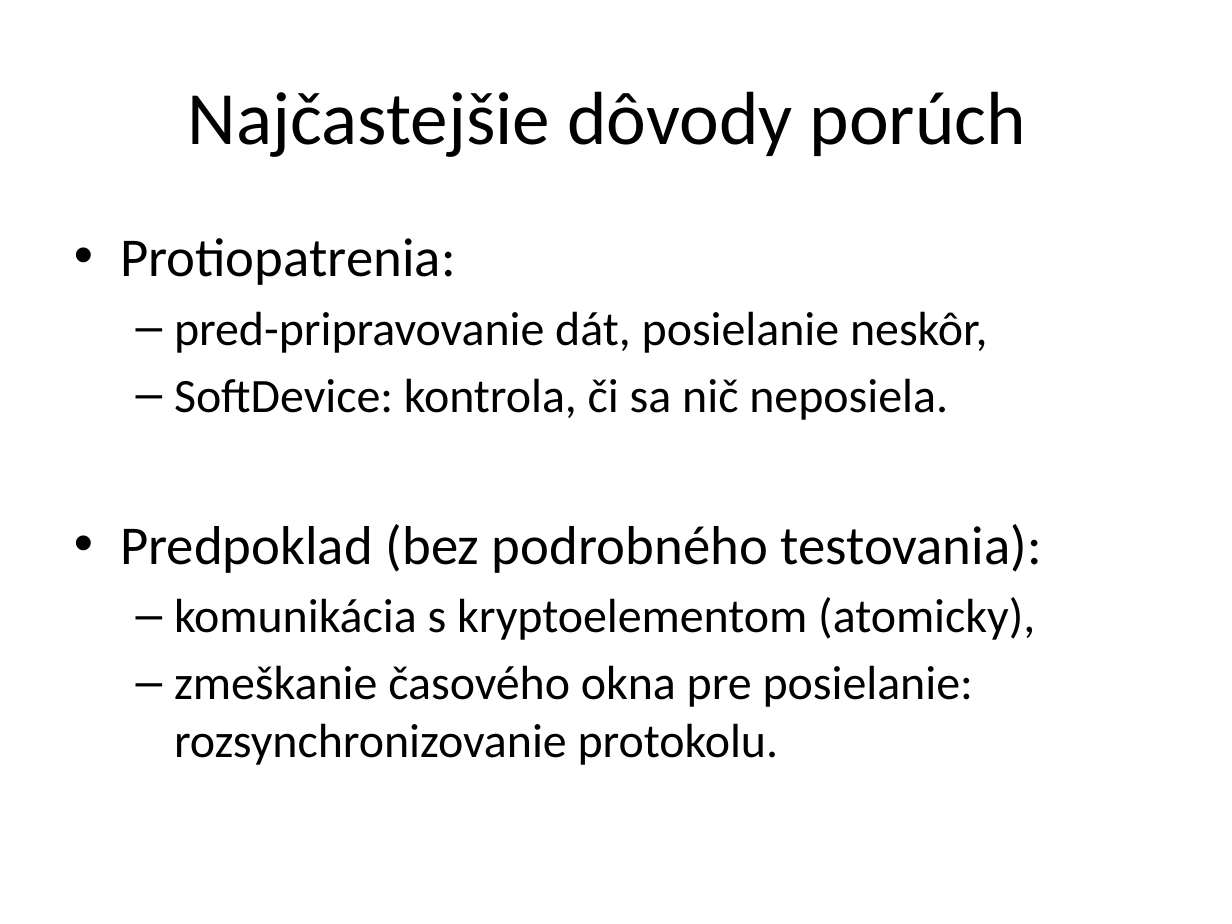
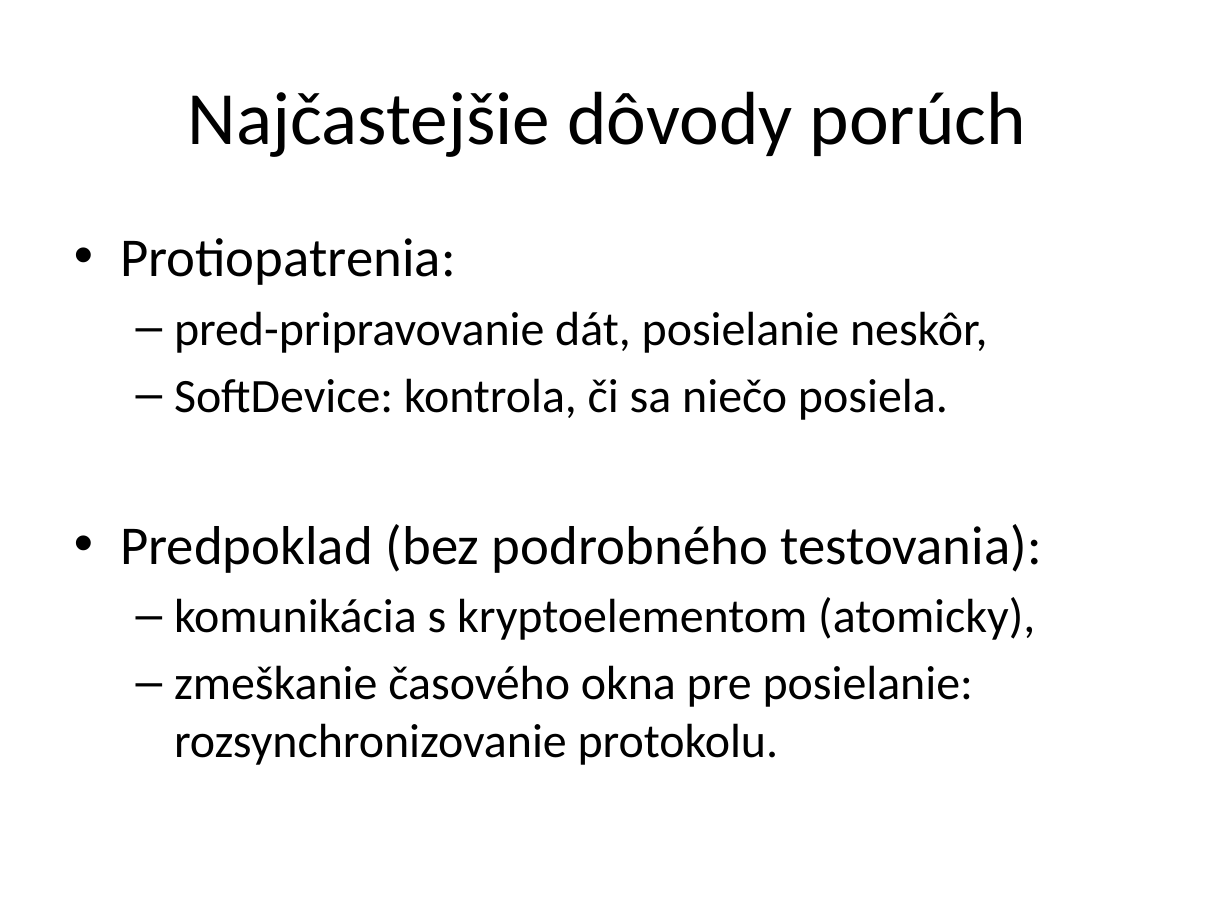
Before and after one commit to javacard-FOSS-applets/nrf6310-pca10007, a slide deck: slide 31 of Obhajoba/xdoubravsky_dp.pptx. Drawn at 1232x924 pixels with LibreOffice and Linux fonts; fonts in the diff are those of the drawing. Boxes give left, top, right and bottom in pixels: in the first picture for what was removed or moved away, otherwise in the second. Text is boxed around its words. In the diff, an @@ line names an element or a change of style, - is before the commit and + after.

```diff
--- a/Obhajoba/xdoubravsky_dp.pptx
+++ b/Obhajoba/xdoubravsky_dp.pptx
@@ text at [174, 378, 948, 420]: text changed @@
-  – SoftDevice: kontrola, či sa nič neposiela.
+  – SoftDevice: kontrola, či sa niečo posiela.
```
Also in this commit, not shown: 10 other slides changed.
